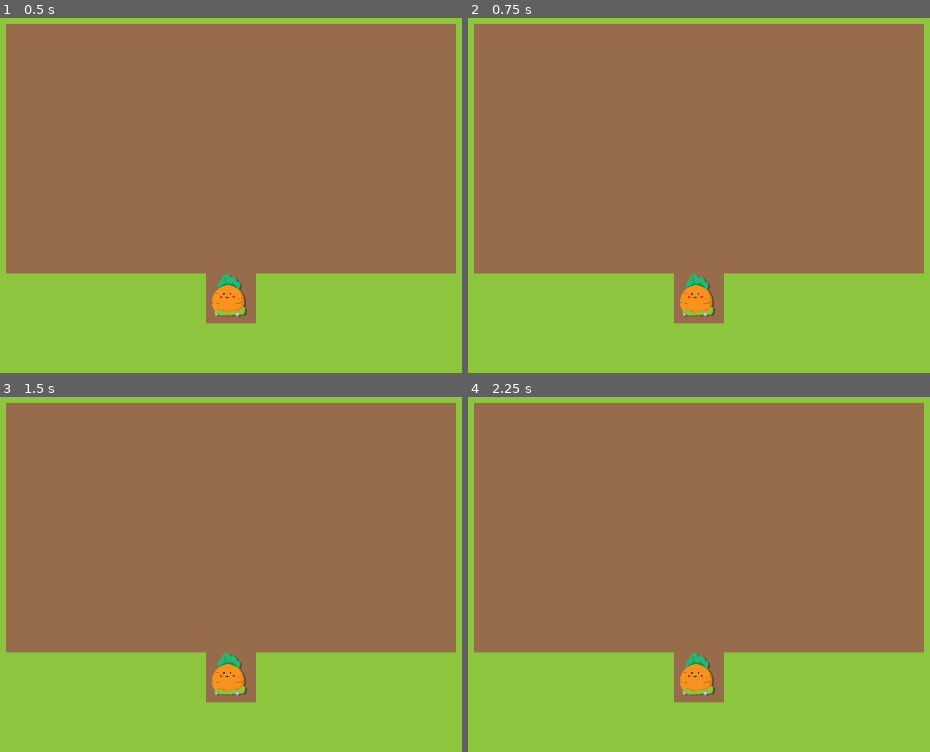
Above: before the commit, frames 1-4 (two rows, left to right).
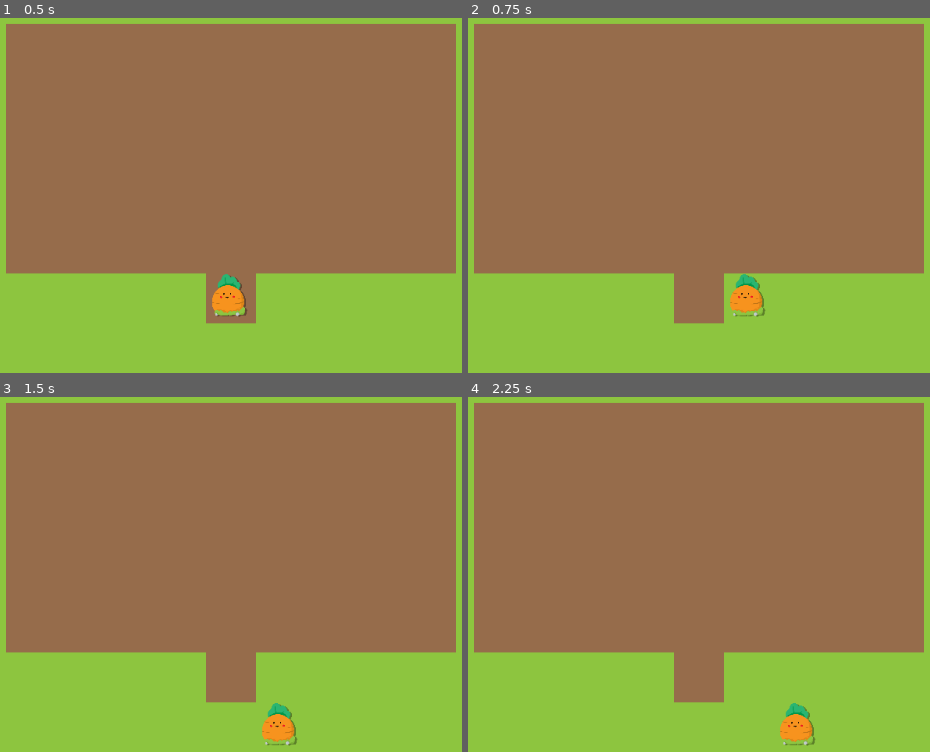
Above: after the commit, the same moments.

Repository: ixilminiussi/Roots_2023
Game: Godot game, scene res://Level1.tscn
The game is run twice, just before and just after one commit, with the same random seed, the same clock (stepped at 60 frames per second) and the same inputs.
Inputs:
- Up to frame 1 (0.5 s): no input
- Up to frame 2 (0.75 s): tap Enter at 0.5 s; hold Right (move_right, bound only after the commit) from 0.53 s (still down)
- Up to frame 3 (1.5 s): tap Space at 1.25 s; release Right (move_right, bound only after the commit) at 1.28 s; hold Down (move_down, bound only after the commit) from 1.28 s (still down)
- Up to frame 4 (2.25 s): tap Enter at 2 s; release Down (move_down, bound only after the commit) at 2.03 s; hold Right (move_right, bound only after the commit) from 2.03 s (still down)

Frame 1 is identical in both runs. In frame 2, 1.3% of the frame differs, in the area x 45-65%, y 72-85%; in frame 3, 1.3%, in the area x 45-65%, y 72-99%; in frame 4, 1.3%.

Commit message:
movement

Diff:
--- a/Level1.tscn
+++ b/Level1.tscn
@@ -36,9 +36,6 @@
 1/shapes = [  ]
 1/z_index = 0
 
-[sub_resource type="RectangleShape2D" id=2]
-extents = Vector2( 32, 32 )
-
 [sub_resource type="SpriteFrames" id=3]
 animations = [ {
 "frames": [ ExtResource( 5 ) ],
@@ -46,6 +43,9 @@
 "name": "default",
 "speed": 5.0
 } ]
+
+[sub_resource type="RectangleShape2D" id=2]
+extents = Vector2( 32, 32 )
 
 [node name="Main" type="Node2D"]
 script = ExtResource( 3 )
--- a/Player.gd
+++ b/Player.gd
@@ -1,6 +1,6 @@
 extends Area2D
 
-
+export var tilesize = 64
 # Declare member variables here. Examples:
 # var a = 2
 # var b = "text"
@@ -12,8 +12,35 @@
 
 
 # Called every frame. 'delta' is the elapsed time since the previous frame.
-#func _process(delta):
-#	pass
+func _process(delta):
+	var velocity = Vector2.ZERO # The player's movement vector.
+	if Input.is_action_just_pressed("move_right"):
+		velocity.x += 1
+	if Input.is_action_just_pressed("move_left"):
+		velocity.x -= 1
+	if Input.is_action_just_pressed("move_down"):
+		velocity.y += 1
+	if Input.is_action_just_pressed("move_up"):
+		velocity.y -= 1
+
+	if velocity.length() > 0:
+		velocity = velocity.normalized() * tilesize
+		$AnimatedSprite.play()
+	else:
+		$AnimatedSprite.stop()
+
+	position += velocity
+	#position.x = clamp(position.x, 0, screen_size.x)
+	#position.y = clamp(position.y, 0, screen_size.y)
+
+	#if velocity.x != 0:
+	#	$AnimatedSprite.animation = "carrot"
+	#	$AnimatedSprite.flip_v = false
+	#	$AnimatedSprite.flip_h = velocity.x < 0
+	#elif velocity.y != 0:
+	#	$AnimatedSprite.animation = "up"
+	#	$AnimatedSprite.flip_v = velocity.y > 0
+
 
 func start(pos):
 	position = pos
--- a/project.godot
+++ b/project.godot
@@ -18,6 +18,35 @@
 
 common/drop_mouse_on_gui_input_disabled=true
 
+[input]
+
+move_up={
+"deadzone": 0.5,
+"events": [ Object(InputEventKey,"resource_local_to_scene":false,"resource_name":"","device":0,"alt":false,"shift":false,"control":false,"meta":false,"command":false,"pressed":false,"scancode":16777232,"physical_scancode":0,"unicode":0,"echo":false,"script":null)
+, Object(InputEventKey,"resource_local_to_scene":false,"resource_name":"","device":0,"alt":false,"shift":false,"control":false,"meta":false,"command":false,"pressed":false,"scancode":90,"physical_scancode":0,"unicode":0,"echo":false,"script":null)
+, Object(InputEventKey,"resource_local_to_scene":false,"resource_name":"","device":0,"alt":false,"shift":false,"control":false,"meta":false,"command":false,"pressed":false,"scancode":87,"physical_scancode":0,"unicode":0,"echo":false,"script":null)
+ ]
+}
+move_down={
+"deadzone": 0.5,
+"events": [ Object(InputEventKey,"resource_local_to_scene":false,"resource_name":"","device":0,"alt":false,"shift":false,"control":false,"meta":false,"command":false,"pressed":false,"scancode":16777234,"physical_scancode":0,"unicode":0,"echo":false,"script":null)
+, Object(InputEventKey,"resource_local_to_scene":false,"resource_name":"","device":0,"alt":false,"shift":false,"control":false,"meta":false,"command":false,"pressed":false,"scancode":83,"physical_scancode":0,"unicode":0,"echo":false,"script":null)
+ ]
+}
+move_left={
+"deadzone": 0.5,
+"events": [ Object(InputEventKey,"resource_local_to_scene":false,"resource_name":"","device":0,"alt":false,"shift":false,"control":false,"meta":false,"command":false,"pressed":false,"scancode":16777231,"physical_scancode":0,"unicode":0,"echo":false,"script":null)
+, Object(InputEventKey,"resource_local_to_scene":false,"resource_name":"","device":0,"alt":false,"shift":false,"control":false,"meta":false,"command":false,"pressed":false,"scancode":81,"physical_scancode":0,"unicode":0,"echo":false,"script":null)
+, Object(InputEventKey,"resource_local_to_scene":false,"resource_name":"","device":0,"alt":false,"shift":false,"control":false,"meta":false,"command":false,"pressed":false,"scancode":65,"physical_scancode":0,"unicode":0,"echo":false,"script":null)
+ ]
+}
+move_right={
+"deadzone": 0.5,
+"events": [ Object(InputEventKey,"resource_local_to_scene":false,"resource_name":"","device":0,"alt":false,"shift":false,"control":false,"meta":false,"command":false,"pressed":false,"scancode":16777233,"physical_scancode":0,"unicode":0,"echo":false,"script":null)
+, Object(InputEventKey,"resource_local_to_scene":false,"resource_name":"","device":0,"alt":false,"shift":false,"control":false,"meta":false,"command":false,"pressed":false,"scancode":68,"physical_scancode":0,"unicode":0,"echo":false,"script":null)
+ ]
+}
+
 [physics]
 
 common/enable_pause_aware_picking=true
Not shown: 1 places in Level1.tscn that only renumber resources
